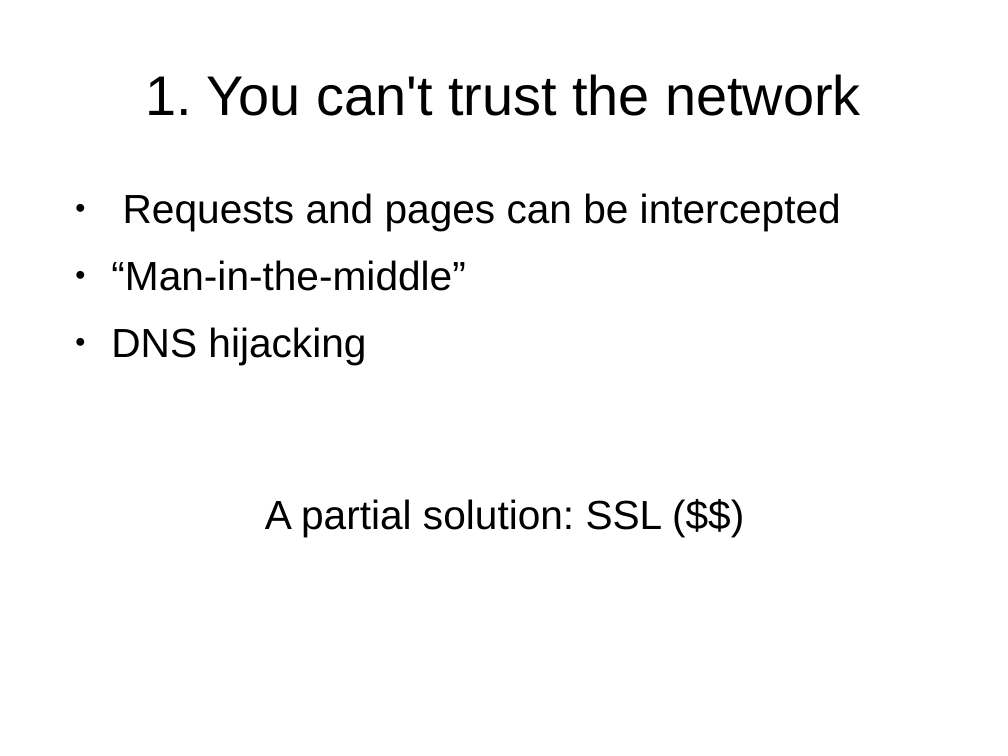
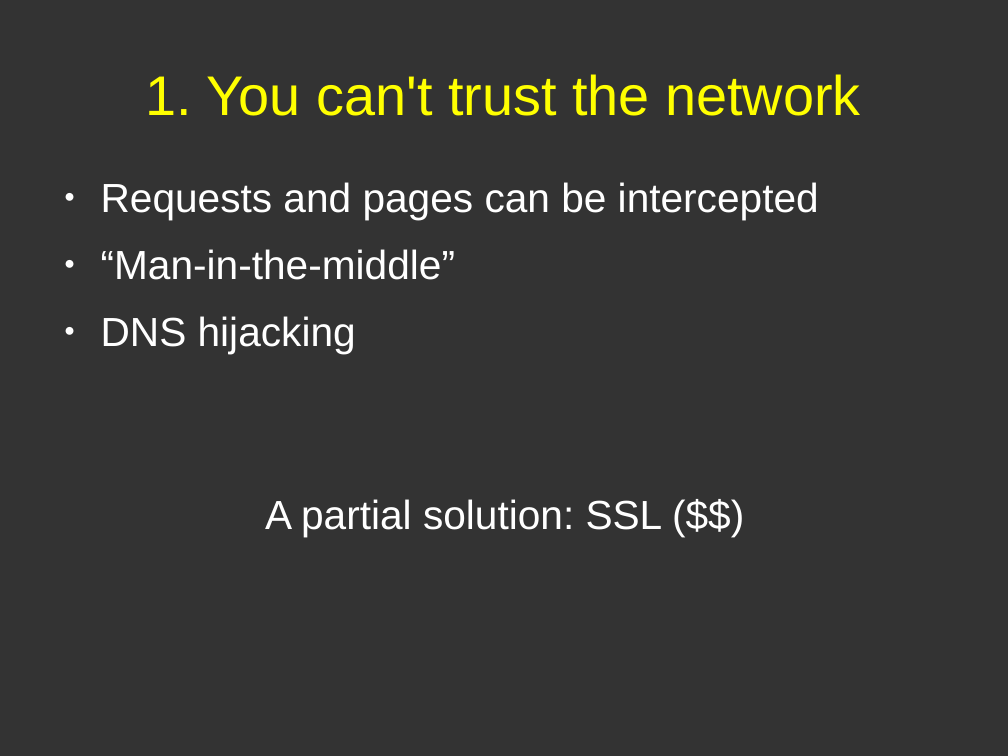
Before and after one commit to pdg137/securitypres, a slide deck: slide 4 of security.odp (slide 3 before the commit). Drawn at 1008x756 pixels with LibreOffice and Linux fonts; fonts in the diff are those of the drawing. Boxes give left, top, right and bottom in pixels: in the first picture for what was removed or moved away, otherwise in the second. Text is boxed around its words. In the diff, an @@ line names an element or a change of style, - is before the commit and + after.

```diff
--- a/security.odp
+++ b/security.odp
@@ background #FFFFFF to #333333 @@
@@ title "1. You can't trust the ..." at (146,74,861,116): text colour #000000 to #FFFF00 @@
@@ text "Requests and pages can be ...": place and size @@
-text "Requests and pages can be ..." at (111,193,841,364)
+text "Requests and pages can be ..." at (101,182,819,353)
@@ text "Requests and pages can be ..." at (101,182,819,353): text colour #000000 to #FFFFFF; indent changed; bullet colour #000000 to #FFFFFF @@
@@ text "A partial solution: SSL ($$)" at (265,499,663,537): text colour #000000 to #FFFFFF @@
```
Also in this commit, not shown: 6 other slides changed, 2 slides added.
